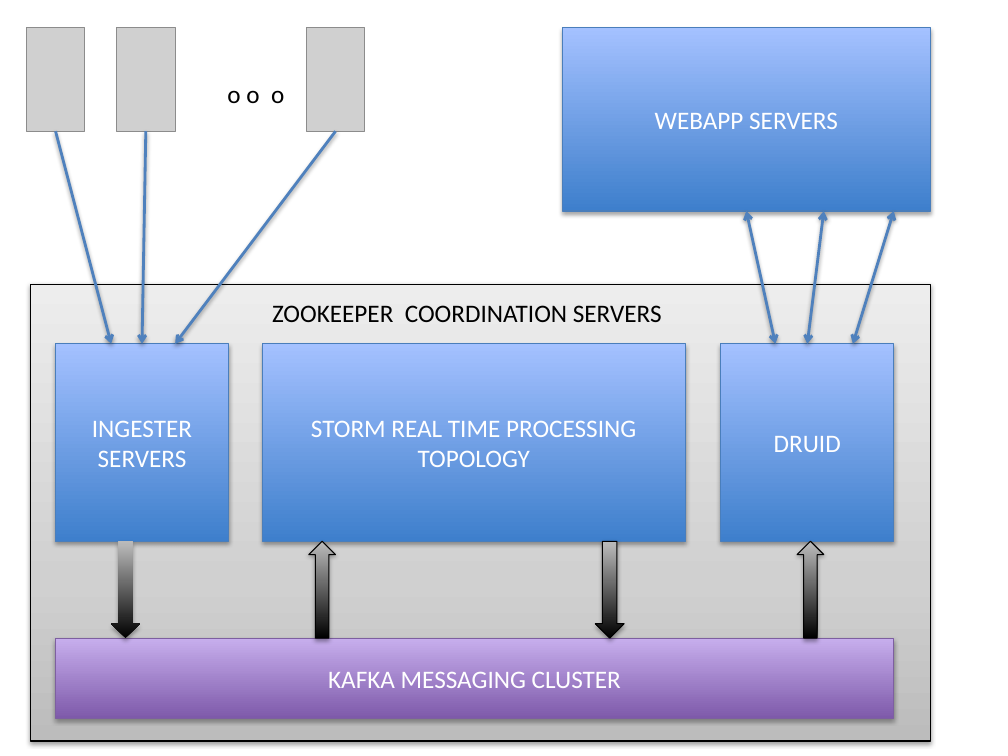
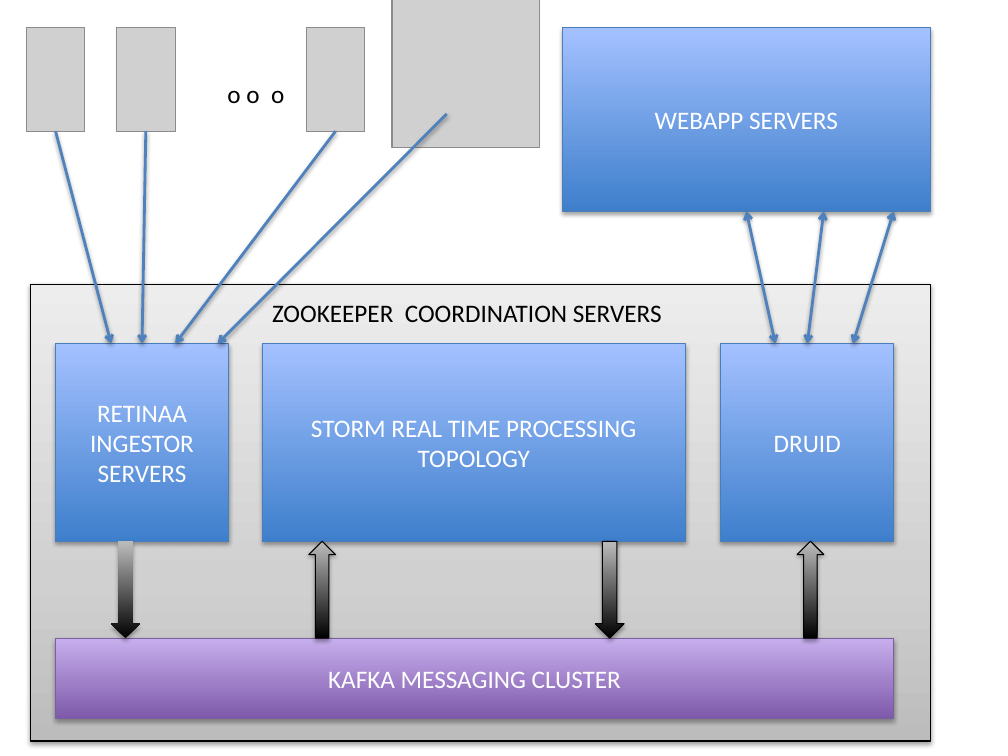
Before and after one commit to bourneagain/retina, a slide deck: slide 2 of report/Retinaa.pptx. Drawn at 1008x756 pixels with LibreOffice and Linux fonts; fonts in the diff are those of the drawing; grey boxes stand for pictures. Boxes give left, top, right and bottom in pixels: in the first picture for what was removed or moved away, otherwise in the second. Text is boxed around its words. In the diff, an @@ line names an element or a change of style, - is before the commit and + after.

```diff
--- a/report/Retinaa.pptx
+++ b/report/Retinaa.pptx
@@ picture added at (x1=392, y1=0, x2=539, y2=147) @@
@@ arrow added from (447, 114) to (218, 344), #4F81BD 2 pt @@
@@ text in rectangle at (x1=90, y1=406, x2=194, y2=482): text changed @@
-INGESTER SERVERS
+RETINAA
+INGESTOR SERVERS
```
Also in this commit, not shown: 1 other slide changed, 1 other file.
